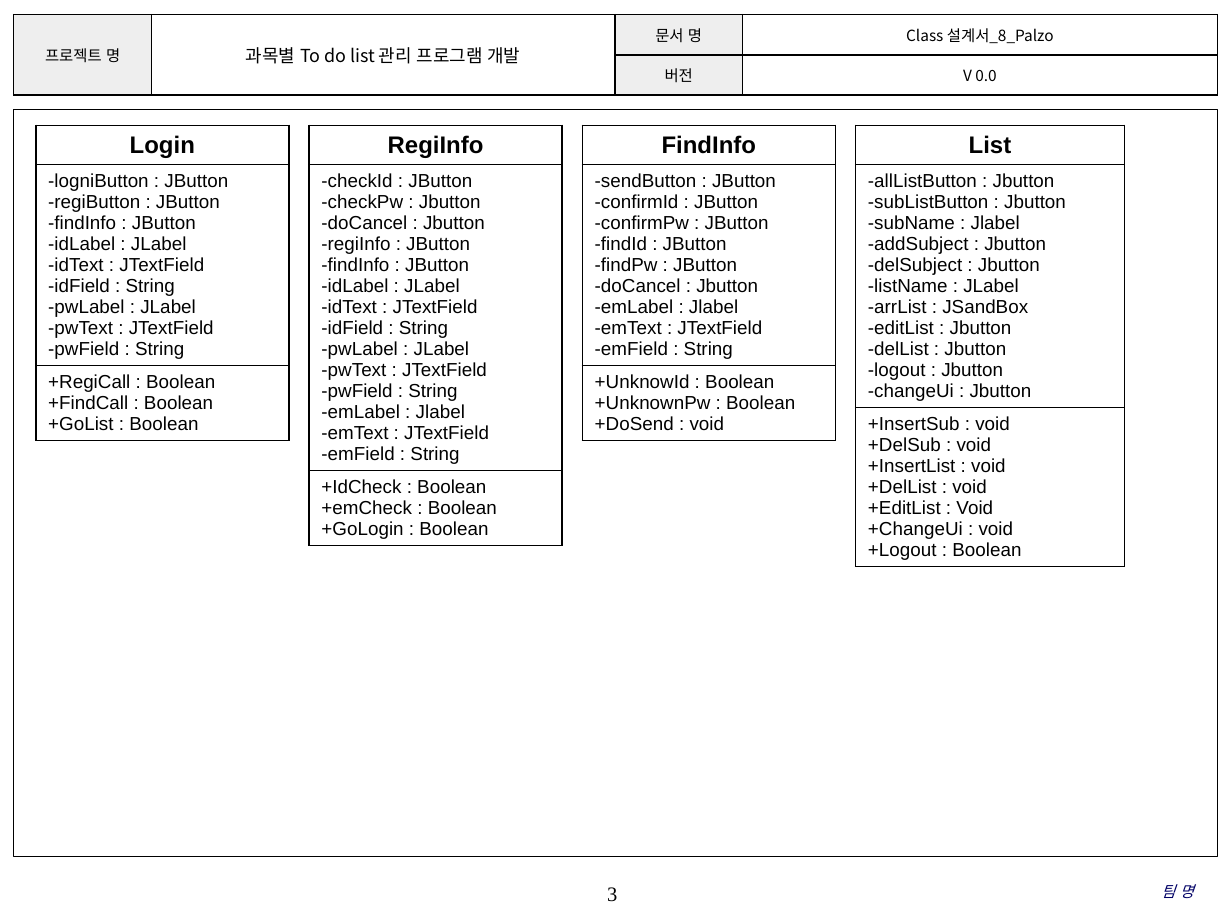
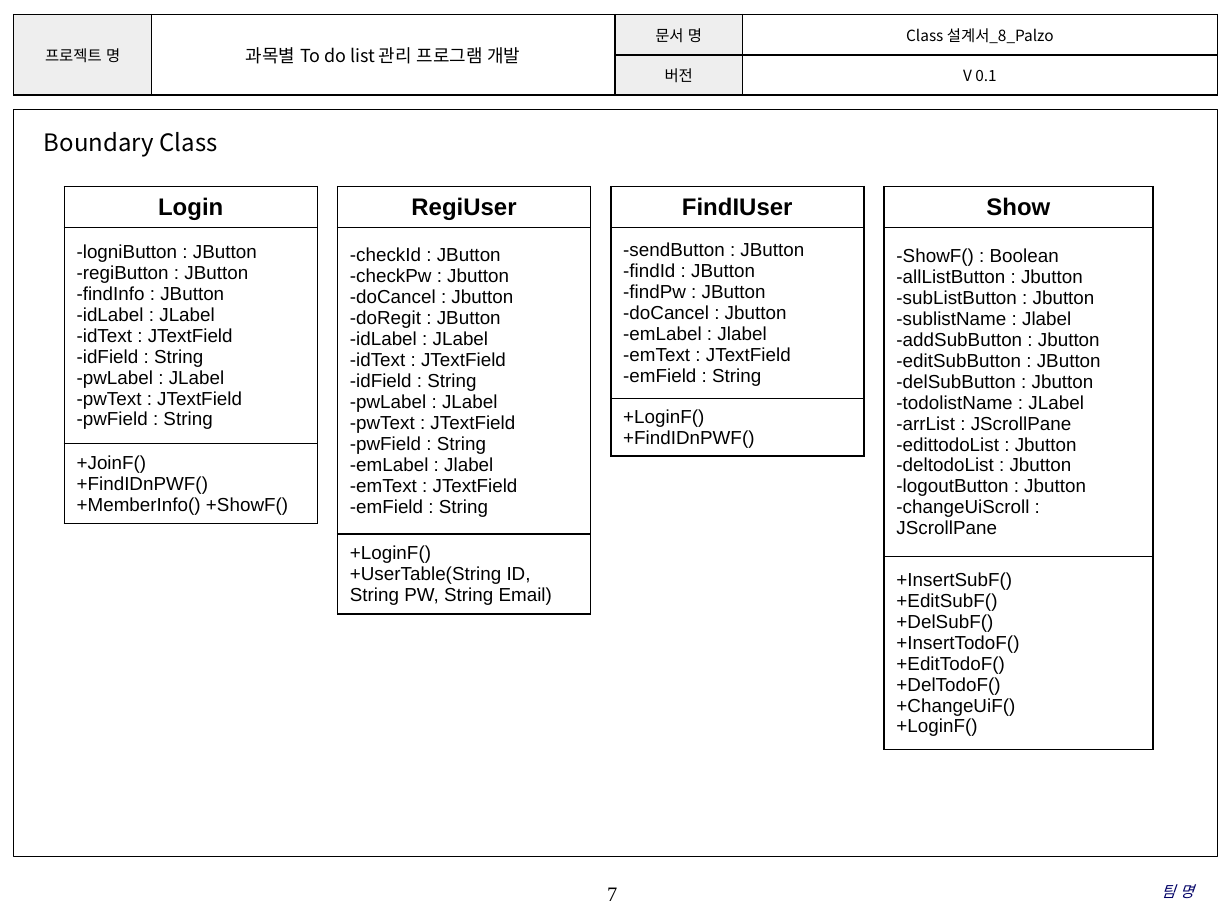
Before and after one commit to SMU-SE-Admin/18-1_8_PALZO_Doc, a slide deck: slide 7 of 03 설계/Class 설계서_8_Palzo.pptx (slide 3 before the commit). Drawn at 1232x924 pixels with LibreOffice and Linux fonts; fonts in the diff are those of the drawing; background and template pictures are left out. Boxes give left, top, right and bottom in pixels: in the first picture for what was removed or moved away, otherwise in the second. Text is boxed around its words. In the diff, an @@ line names an element or a change of style, - is before the commit and + after.

Commit message:
#1101 Class 설계서 작성 나머지 클래스 추가 및 클래스 별 구분

```diff
--- a/03 설계/Class 설계서_8_Palzo.pptx
+++ b/03 설계/Class 설계서_8_Palzo.pptx
@@ table at (14,15,1217,95) @@
-row 2, column 4: V 0.0
+row 2, column 4: V 0.1
@@ text added at (44,132,218,157), 14 pt, text #000000 @@
+Boundary Class
@@ table at (64,186,317,546) @@
-row 3, column 1: +RegiCall : Boolean / +FindCall : Boolean / +GoList : Boolean
+row 3, column 1: +JoinF() / +FindIDnPWF() / +MemberInfo() +ShowF()
@@ table: place and size @@
-table at (36,126,288,462)
+table at (64,186,317,546)
@@ table at (338,186,590,614) @@
-row 1, column 1: RegiInfo
+row 1, column 1: RegiUser
-row 2, column 1: -checkId : JButton / -checkPw : Jbutton / -doCancel : Jbutton / -regiInfo : JButton / -findInfo : JButton / -idLabel : JLabel / -idText : JTextField / -idField : String / -pwLabel : JLabel / -pwText : JTextField / -pwField : String / -emLabel : Jlabel / -emText : JTextField / -emField : String
+row 2, column 1: -checkId : JButton / -checkPw : Jbutton / -doCancel : Jbutton / -doRegit : JButton / -idLabel : JLabel / -idText : JTextField / -idField : String / -pwLabel : JLabel / -pwText : JTextField / -pwField : String / -emLabel : Jlabel / -emText : JTextField / -emField : String
-row 3, column 1: +IdCheck : Boolean / +emCheck : Boolean / +GoLogin : Boolean
+row 3, column 1: +LoginF() / +UserTable(String ID, String PW, String Email)
@@ table: place and size @@
-table at (309,126,562,575)
+table at (338,186,590,614)
@@ table at (611,186,864,455) @@
-row 1, column 1: FindInfo
+row 1, column 1: FindIUser
-row 2, column 1: -sendButton : JButton / -confirmId : JButton / -confirmPw : JButton / -findId : JButton / -findPw : JButton / -doCancel : Jbutton / -emLabel : Jlabel / -emText : JTextField / -emField : String
+row 2, column 1: -sendButton : JButton / -findId : JButton / -findPw : JButton / -doCancel : Jbutton / -emLabel : Jlabel / -emText : JTextField / -emField : String
-row 3, column 1: +UnknowId : Boolean / +UnknownPw : Boolean / +DoSend : void
+row 3, column 1: +LoginF() / +FindIDnPWF()
@@ table: place and size @@
-table at (583,126,835,462)
+table at (611,186,864,455)
@@ table at (885,186,1153,749) @@
-row 1, column 1: List
+row 1, column 1: Show
-row 2, column 1: -allListButton : Jbutton / -subListButton : Jbutton / -subName : Jlabel / -addSubject : Jbutton / -delSubject : Jbutton / -listName : JLabel / -arrList : JSandBox / -editList : Jbutton / -delList : Jbutton / -logout : Jbutton / -changeUi : Jbutton
+row 2, column 1: -ShowF() : Boolean / -allListButton : Jbutton / -subListButton : Jbutton / -sublistName : Jlabel / -addSubButton : Jbutton / -editSubButton : JButton / -delSubButton : Jbutton / -todolistName : JLabel / -arrList : JScrollPane / -edittodoList : Jbutton / -deltodoList : Jbutton / -logoutButton : Jbutton / -changeUiScroll : JScrollPane
-row 3, column 1: +InsertSub : void / +DelSub : void / +InsertList : void / +DelList : void / +EditList : Void / +ChangeUi : void / +Logout : Boolean
+row 3, column 1: +InsertSubF() / +EditSubF() / +DelSubF() / +InsertTodoF() / +EditTodoF() / +DelTodoF() / +ChangeUiF() / +LoginF()
@@ table: place and size @@
-table at (856,126,1125,598)
+table at (885,186,1153,749)
@@ page number at (607,887,617,901): text changed @@
-3
+7
```
Also in this commit, not shown: 1 other slide changed, 6 slides added, 1 slide removed.
